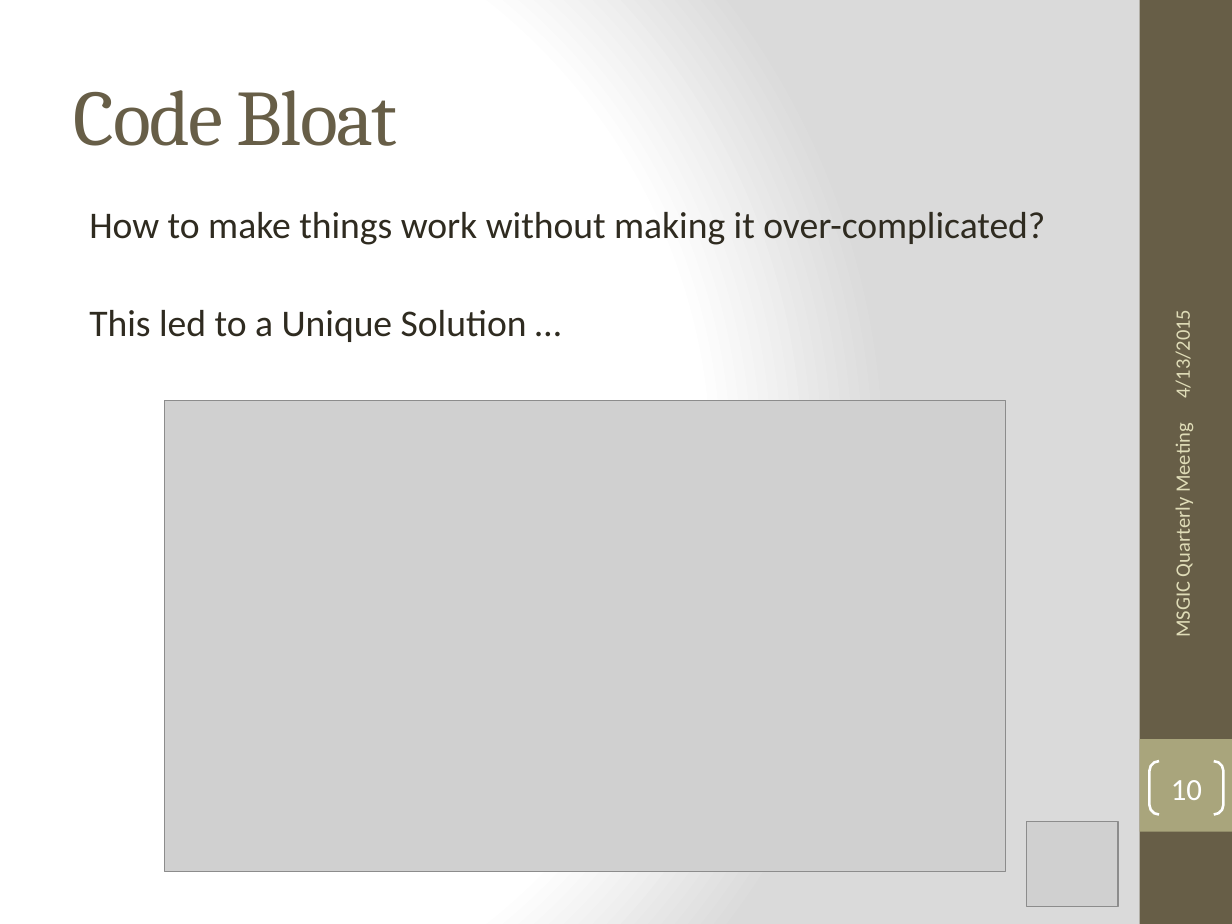
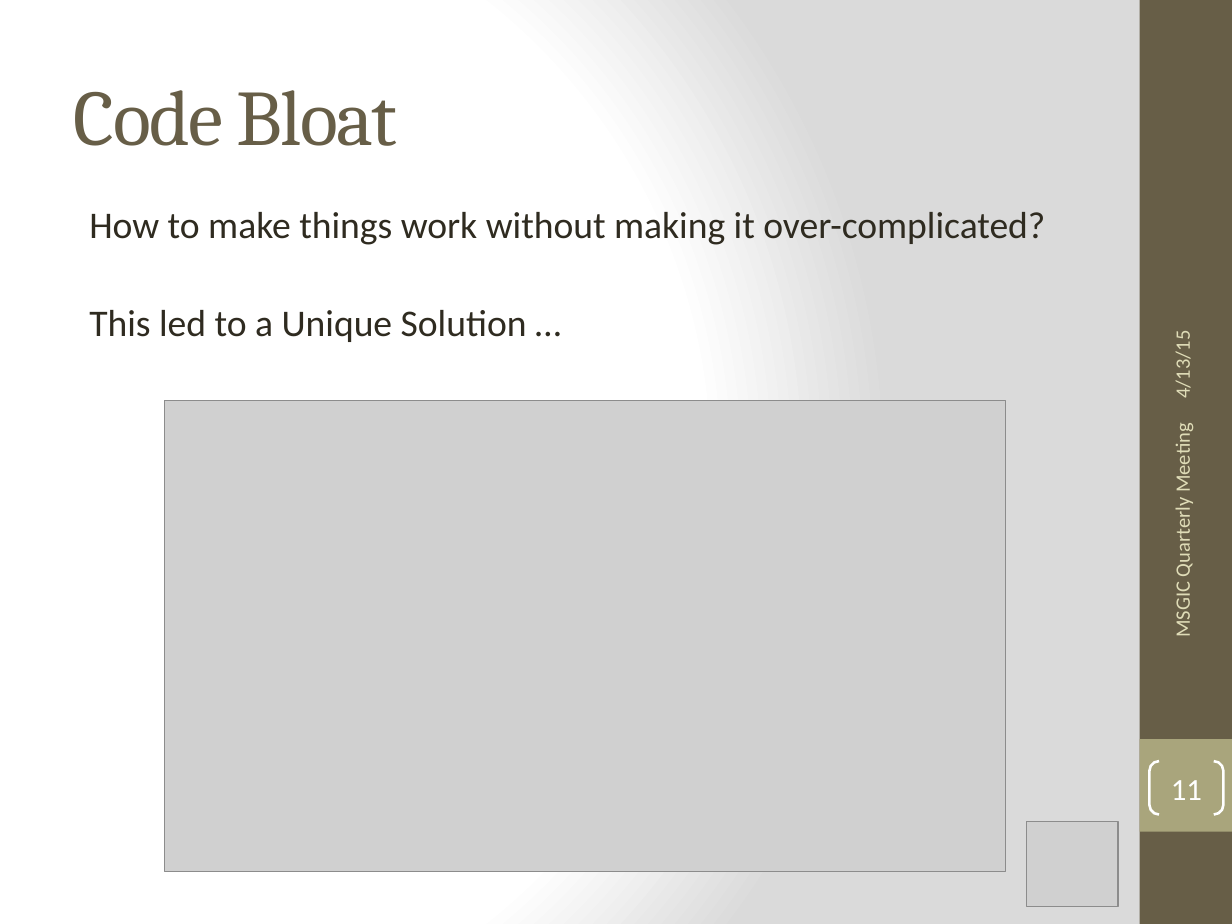
Before and after one commit to jbchurchill/current_presentations, a slide deck: slide 11 of Lessons_Learned_ESRI_javascript_API.pptx (slide 10 before the commit). Drawn at 1232x924 pixels with LibreOffice and Linux fonts; fonts in the diff are those of the drawing; grey boxes stand for pictures. Boxes give left, top, right and bottom in pixels: in the first picture for what was removed or moved away, otherwise in the second. Text is boxed around its words. In the diff, an @@ line names an element or a change of style, - is before the commit and + after.

```diff
--- a/Lessons_Learned_ESRI_javascript_API.pptx
+++ b/Lessons_Learned_ESRI_javascript_API.pptx
@@ text at (1170, 337, 1195, 397): text changed @@
-4/13/2015
+4/13/15
@@ page number at (1171, 780, 1202, 800): text changed @@
-10
+11
```
Also in this commit, not shown: 14 other slides changed, 1 slide added.
